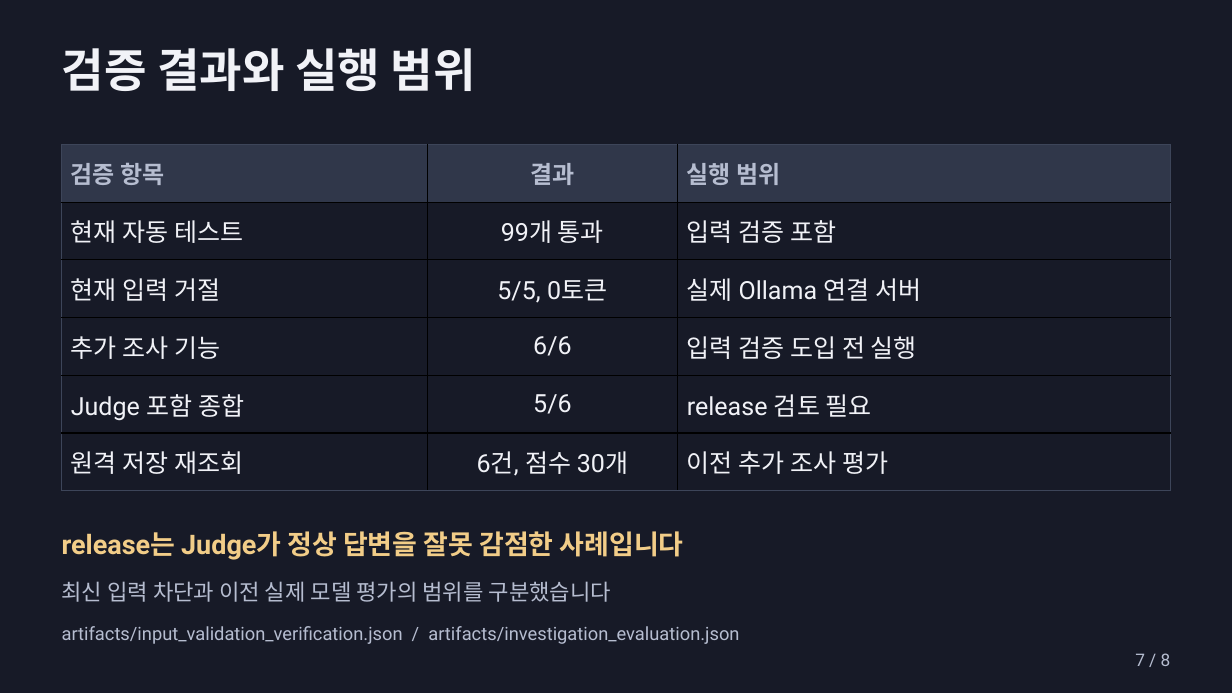
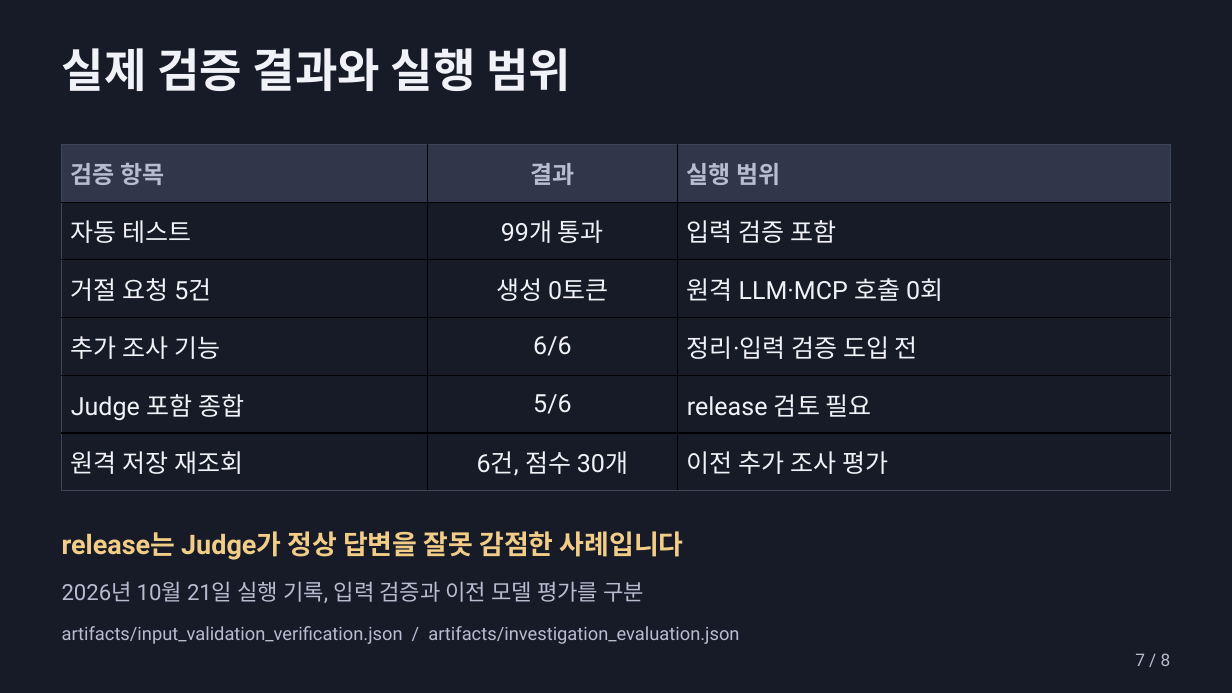
Before and after one commit to beshurl/skala-ai-mini-project, a slide deck: slide 7 of doc/presentation/운영진단_에이전트_5분발표.pptx. Drawn at 1232x693 pixels with LibreOffice and Linux fonts; fonts in the diff are those of the drawing. Boxes give left, top, right and bottom in pixels: in the first picture for what was removed or moved away, otherwise in the second. Text is boxed around its words. In the diff, an @@ line names an element or a change of style, - is before the commit and + after.

```diff
--- a/doc/presentation/운영진단_에이전트_5분발표.pptx
+++ b/doc/presentation/운영진단_에이전트_5분발표.pptx
@@ text at [62, 48, 571, 91]: text changed @@
-검증 결과와 실행 범위
+실제 검증 결과와 실행 범위
@@ table at [62, 144, 1171, 491] @@
-row 2, column 1: 현재 자동 테스트
+row 2, column 1: 자동 테스트
-row 3: 현재 입력 거절 | 5/5, 0토큰 | 실제 Ollama 연결 서버
+row 3: 거절 요청 5건 | 생성 0토큰 | 원격 LLM·MCP 호출 0회
-row 4, column 3: 입력 검증 도입 전 실행
+row 4, column 3: 정리·입력 검증 도입 전
@@ text at [62, 581, 644, 603]: text changed @@
-최신 입력 차단과 이전 실제 모델 평가의 범위를 구분했습니다
+2026년 10월 21일 실행 기록, 입력 검증과 이전 모델 평가를 구분
```
Also in this commit, not shown: 6 other slides changed, 1 slide added, 1 slide removed, 2 other files.
